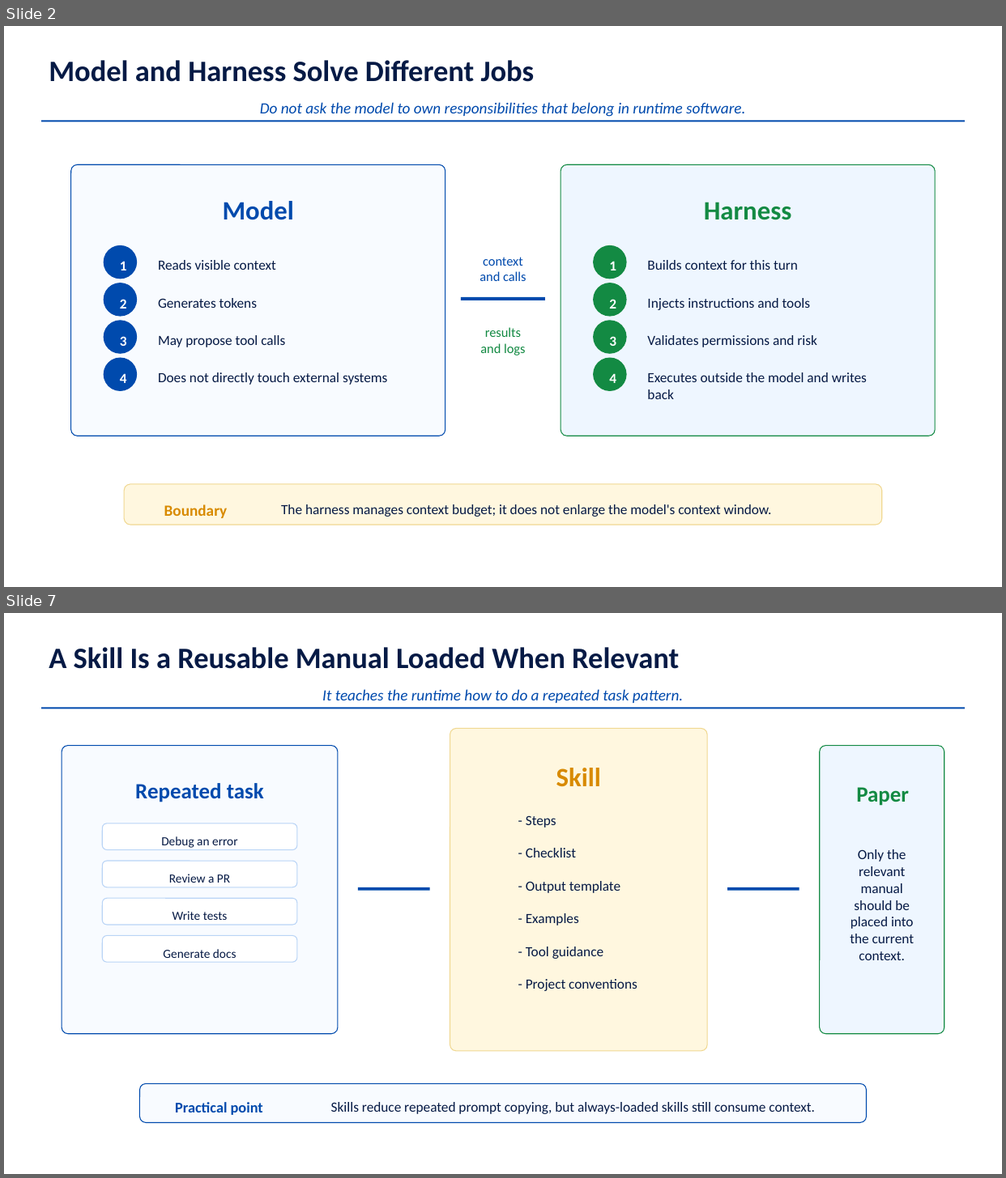
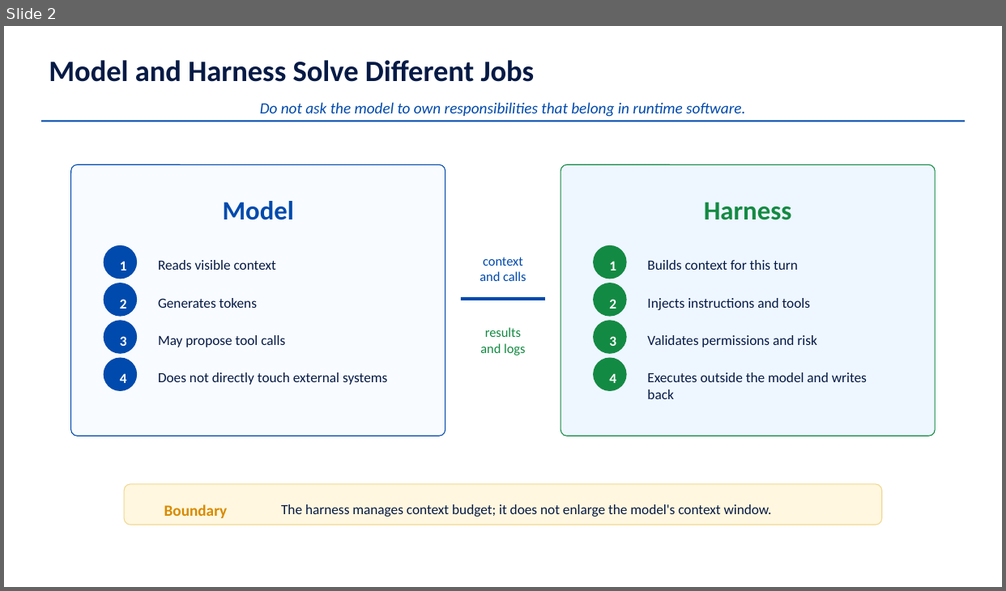
Before and after one commit to chinawrj/AIFing, a slide deck: decks/lesson-02-harness-engineering.pptx. Shown one above the other, each under a label of ours: slides 2 and 7 before the commit, slide 2 after it; the slides between them are not shown. The pictures are 1006x1178 and 1006x591 pixels, drawn with LibreOffice and Linux fonts; fonts in the diff are those of the drawing. Boxes give left, top, right and bottom in pixels: in the first picture for what was removed or moved away, otherwise in the second. Text is boxed around its words. In the diff, an @@ line names an element or a change of style, - is before the commit and + after.

Commit message:
Refine lesson 2 context loading strategy

```diff
--- a/decks/lesson-02-harness-engineering.pptx
+++ b/decks/lesson-02-harness-engineering.pptx
@@ slide 7 removed at [4,613,1002,1174], background #FFFFFF @@
@@ text removed at [49,647,679,669] @@
-A Skill Is a Reusable Manual Loaded When Relevant
@@ line removed from (41, 708) to (965, 708) @@
@@ text removed at [322,689,683,703] @@
-It teaches the runtime how to do a repeated task pattern.
@@ rounded rectangle removed at [450,728,708,1051] @@
@@ rounded rectangle removed at [62,746,338,1033] @@
@@ rounded rectangle removed at [820,746,945,1033] @@
@@ text removed at [556,768,601,787] @@
-Skill
@@ text removed at [135,783,264,803] @@
-Repeated task
@@ text removed at [856,787,909,806] @@
-Paper
@@ rounded rectangle removed at [102,824,296,850] @@
@@ text removed at [526,815,556,828] @@
-- Steps
@@ text removed at [161,837,238,848] @@
-Debug an error
@@ text removed at [526,848,576,858] @@
-- Checklist
@@ text removed at [850,850,914,943] @@
-Only the relevant manual should be placed into the current context.
@@ rounded rectangle removed at [102,861,296,887] @@
@@ text removed at [169,874,230,883] @@
-Review a PR
@@ rounded rectangle removed at [102,898,296,924] @@
@@ line removed from (358, 889) to (430, 889) @@
@@ text removed at [526,881,620,893] @@
-- Output template
@@ line removed from (728, 889) to (799, 889) @@
@@ text removed at [172,911,228,920] @@
-Write tests
@@ text removed at [526,914,579,926] @@
-- Examples
@@ rounded rectangle removed at [102,935,296,962] @@
@@ text removed at [163,949,236,958] @@
-Generate docs
@@ text removed at [526,947,603,959] @@
-- Tool guidance
@@ text removed at [526,979,637,991] @@
-- Project conventions
@@ rounded rectangle removed at [139,1084,867,1122] @@
@@ text removed at [175,1102,263,1115] @@
-Practical point
@@ text removed at [331,1102,815,1114] @@
-Skills reduce repeated prompt copying, but always-loaded skills still consume context.
```
Also in this commit, not shown: 6 slides changed, 3 slides added, 2 other slides removed, 15 other files.
